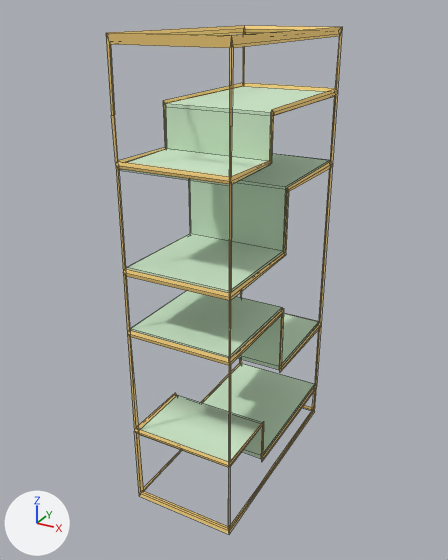
Renders of the FBX model Assets/Models/Decorations/FillerObjects/BookcaseWShelves.fbx from each side of a commit.
The view is the same before and after, from a 50 mm camera at (3.28, -11.3, 4.75) aimed at (-0.12, -5.12, 1.66). Lighting does not change. The marker at lower left points along +X, +Y and +Z. Mesh edges are drawn as thin lines. Where no turn or scale is listed for an object, it has been applied to the vertices.

The first picture shows 'Case', 'Shelves'.
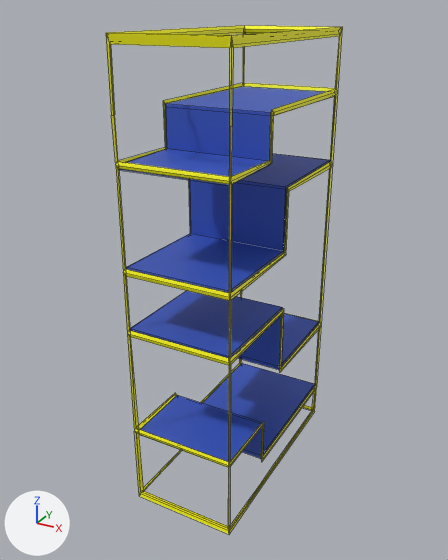
The newer file is also turned or shifted as a whole; pictures and numbers use the older file's frame.

Changed parts and their boxes [x1, y1, x2, y2] in the pictures (448 x 560 px):
'Shelves', recoloured
    both: [119, 86, 330, 466]
'Case', recoloured (orange to yellow)
    both: [106, 25, 342, 534]

What the commit changed:
Material 'ShelvesMAt' (mat_shelvesmat) is new.
Its base color is (0.0355, 0.0891, 0.5) (blue #3554bc).
Material 'CaseMat' (mat_casemat) is new.
Its base color is (1.0, 0.962, 0.0) (yellow #fffb00).
me_cube_001 has 224 vertices, 264 faces and spans x -0.68..0.64, y -1.51..1.31, z -2.83..2.7.
me_cube_001 no longer uses material mat_goldmettal (orange #e2c071).
me_cube_001 now uses material mat_casemat (yellow #fffb00).
me_cube_004 has 64 vertices, 56 faces and spans x -0.64..0.64, y -1.36..1.39, z -2.19..2.13.
me_cube_004 no longer uses material mat_shelves (white #cce7c9).
me_cube_004 now uses material mat_shelvesmat (blue #3554bc).
